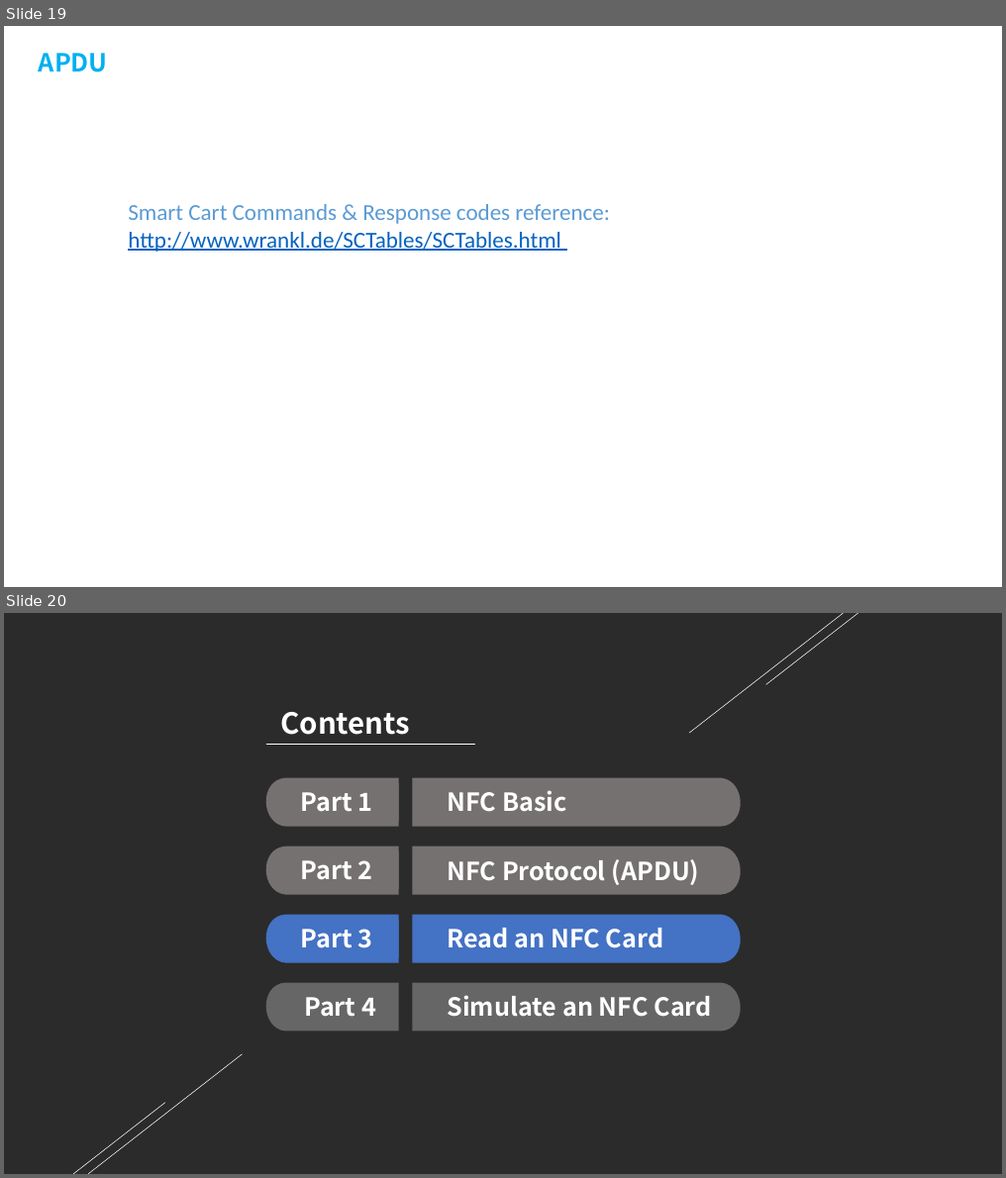
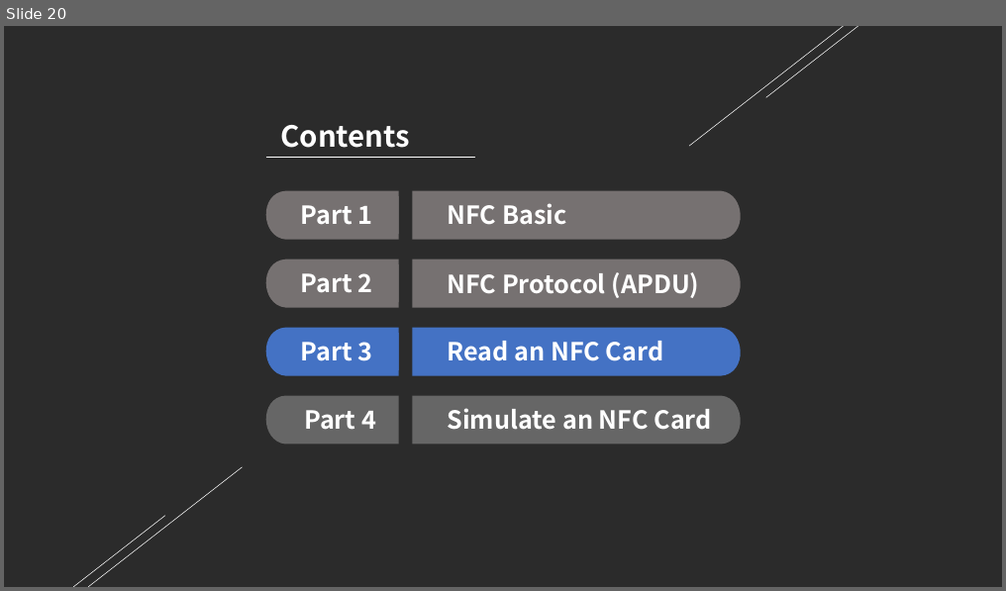
Before and after one commit to Tan2NT/nfc_workshop, a slide deck: NFC Technology workshop.pptx. Shown one above the other, each under a label of ours: slides 19 and 20 before the commit, slide 20 after it. The pictures are 1006x1178 and 1006x591 pixels, drawn with LibreOffice and Linux fonts; fonts in the diff are those of the drawing; background and template pictures are left out; a plain dark background stands for a picture behind light text. Boxes give left, top, right and bottom in pixels: in the first picture for what was removed or moved away, otherwise in the second. Text is boxed around its words. In the diff, an @@ line names an element or a change of style, - is before the commit and + after.

```diff
--- a/NFC Technology workshop.pptx
+++ b/NFC Technology workshop.pptx
@@ slide 19 removed at <box>4,26,1002,587</box>, background picture (left out) @@
@@ text removed at <box>39,53,108,73</box> @@
-APDU
@@ text removed at <box>400,50,872,85</box> @@
-Command APDU
@@ text removed at <box>128,204,610,252</box> @@
-Smart Cart Commands & Response codes reference:
-http://www.wrankl.de/SCTables/SCTables.html
```
Also in this commit, not shown: 3 slides changed, 1 slide added, 5 other files.
